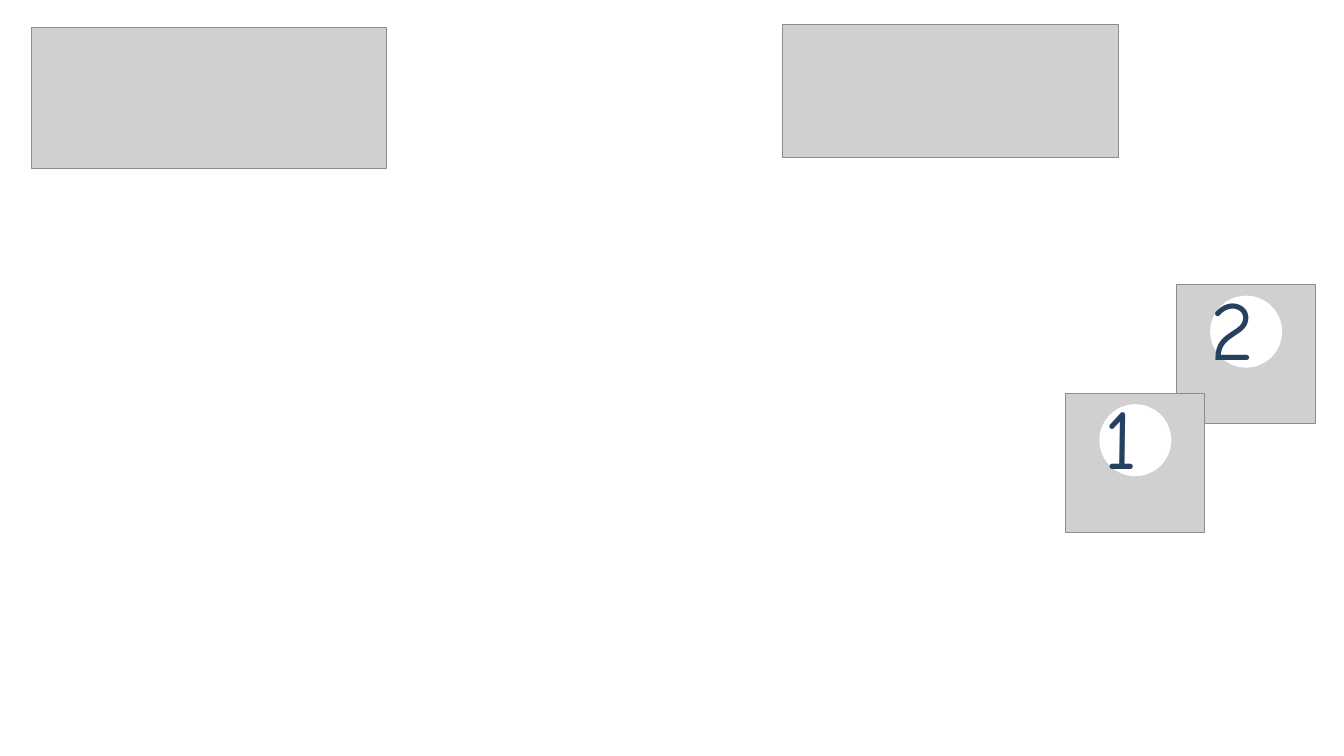
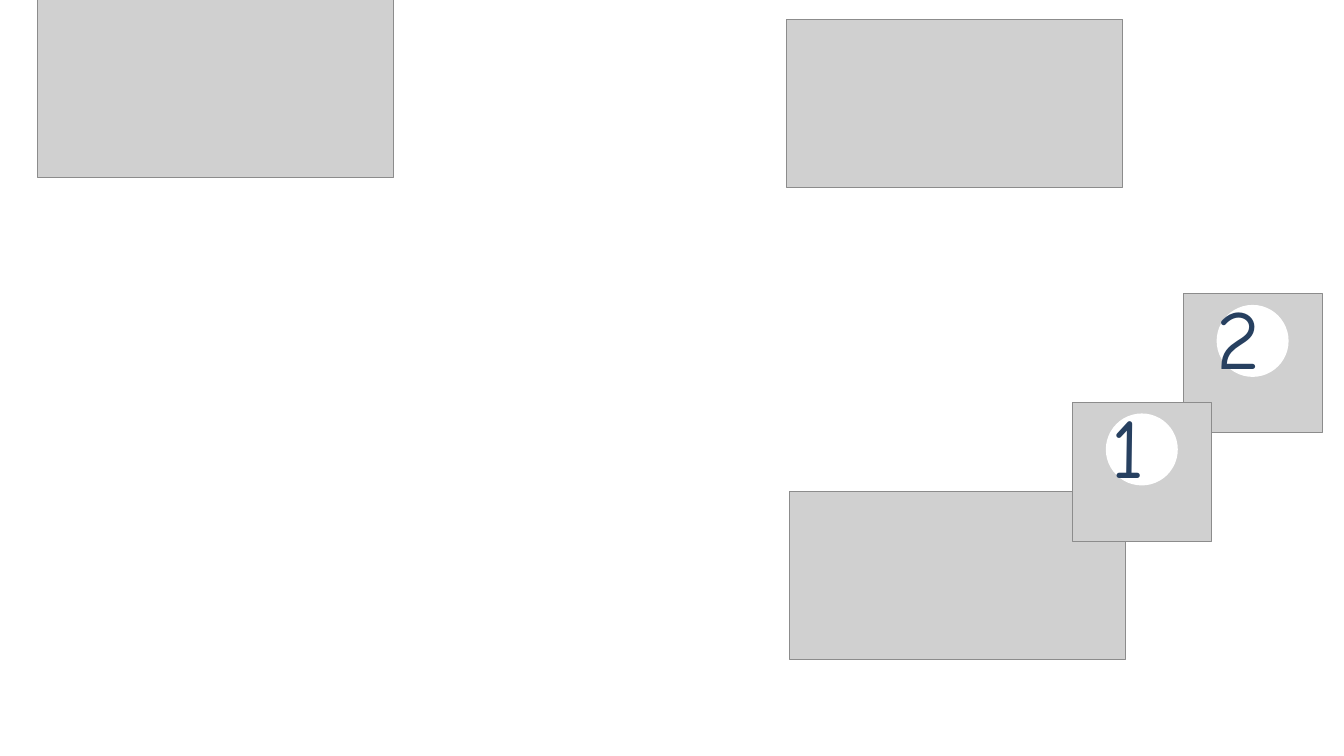
Before and after one commit to teamET/2018.perform, a slide deck: slide 17 of api-server/routes/linebot_mapImg/マップ画像編集用.pptx. Drawn at 1344x756 pixels with LibreOffice and Linux fonts; fonts in the diff are those of the drawing; grey boxes stand for pictures; background and template pictures are left out. Boxes give left, top, right and bottom in pixels: in the first picture for what was removed or moved away, otherwise in the second. Text is boxed around its words. In the diff, an @@ line names an element or a change of style, - is before the commit and + after.

```diff
--- a/api-server/routes/linebot_mapImg/マップ画像編集用.pptx
+++ b/api-server/routes/linebot_mapImg/マップ画像編集用.pptx
@@ picture: place and size @@
-picture at <box>31,28,387,169</box>
+picture at <box>38,0,394,177</box>
@@ picture: place and size @@
-picture at <box>782,24,1118,158</box>
+picture at <box>787,19,1123,188</box>
@@ 2 pictures, 2 texts, 2 ellipses: place and size @@
-2 pictures, 2 texts, 2 ellipses at <box>1066,284,1316,532</box>
+2 pictures, 2 texts, 2 ellipses at <box>1073,293,1323,541</box>
@@ picture added at <box>790,491,1126,659</box> @@
```
Also in this commit, not shown: 8 other slides changed, 1 slide added, 1 slide removed, 20 other files.
